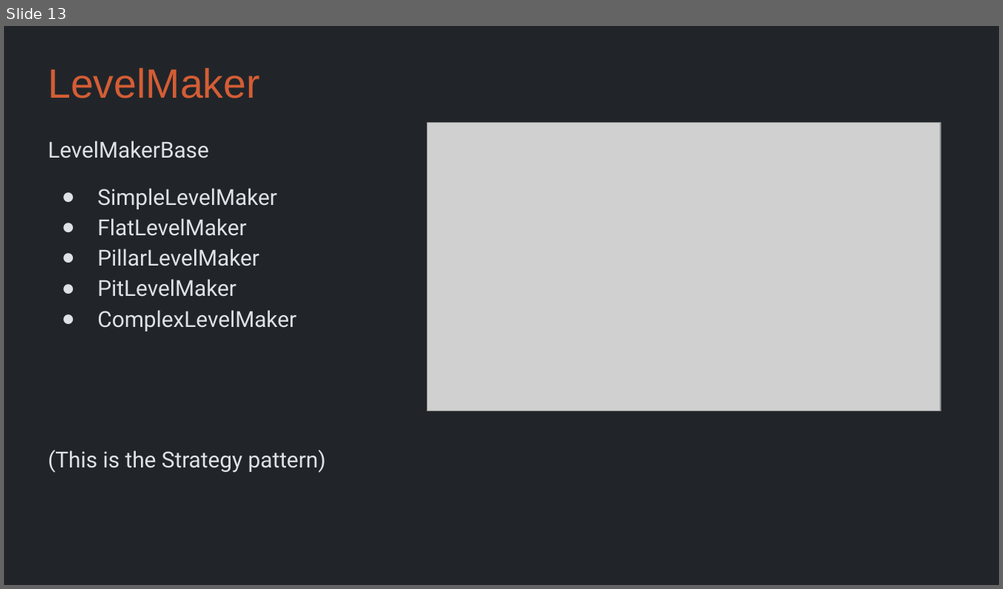
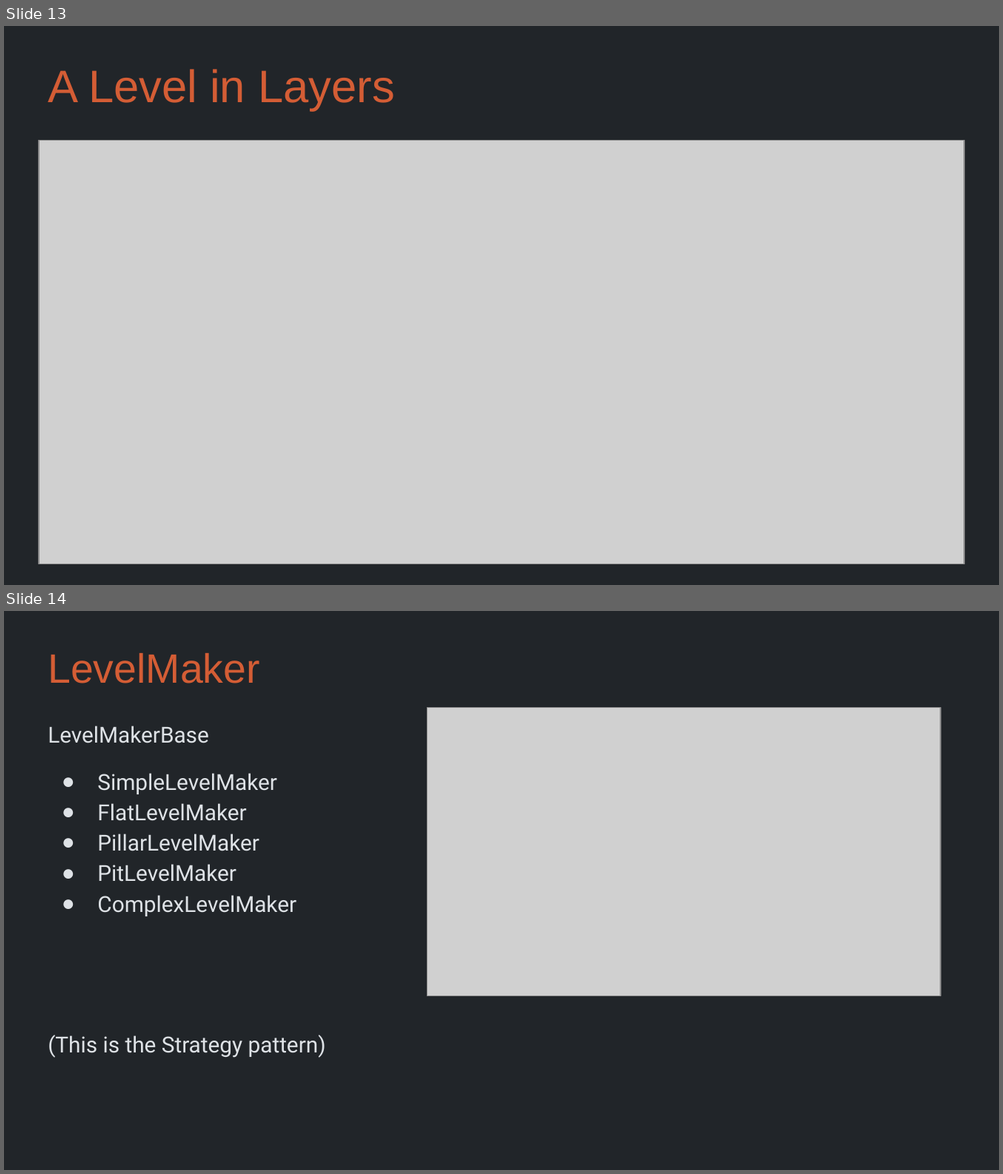
Before and after one commit to Metamate/gar, a slide deck: slides/06 Super Mario Bros.pptx. Shown one above the other, each under a label of ours: slide 13 before the commit, slides 13 and 14 after it. The pictures are 1003x589 and 1003x1174 pixels, drawn with LibreOffice and Linux fonts; fonts in the diff are those of the drawing; grey boxes stand for pictures. Boxes give left, top, right and bottom in pixels: in the first picture for what was removed or moved away, otherwise in the second. Text is boxed around its words. In the diff, an @@ line names an element or a change of style, - is before the commit and + after.

```diff
--- a/slides/06 Super Mario Bros.pptx
+++ b/slides/06 Super Mario Bros.pptx
@@ slide 13 added at (x1=4, y1=26, x2=999, y2=585), background #212529 @@
@@ title added at (x1=48, y1=69, x2=395, y2=111), 33 pt, text #D45D35 @@
+A Level in Layers
@@ picture added at (x1=39, y1=141, x2=964, y2=564) @@
@@ what was slide 13 is now slide 14 @@
```
Also in this commit, not shown: 3 slides changed, 1 other slide added, 11 other files.
